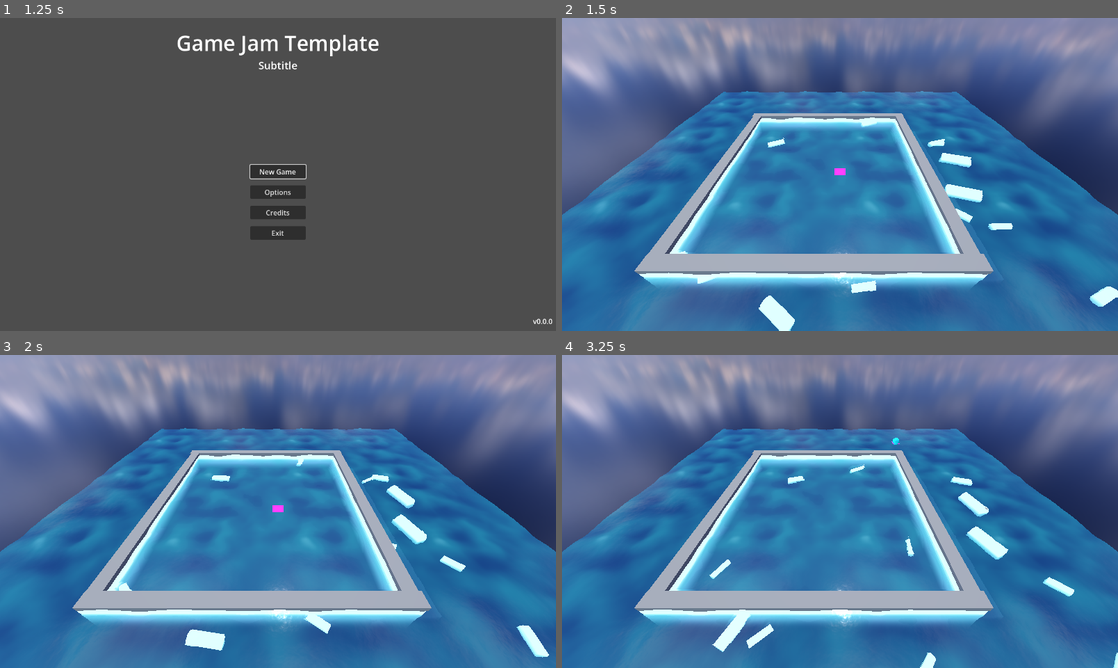
Above: before the commit, frames 1-4 (two rows, left to right).
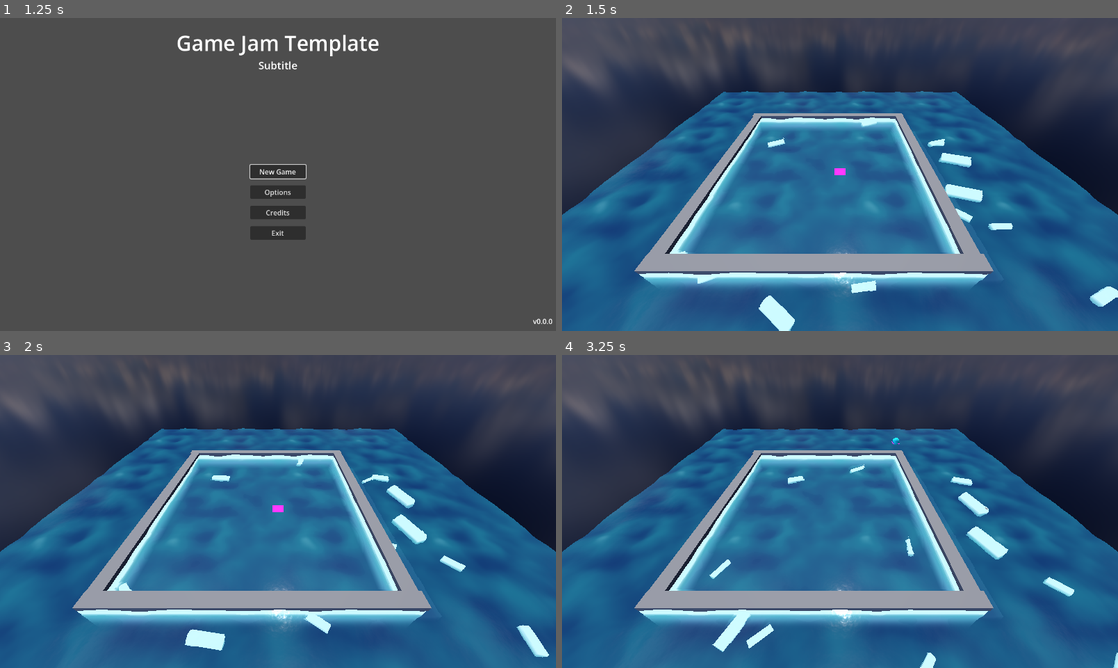
Above: after the commit, the same moments.

Repository: GoodGuyNoone/Juniper-Dev-Game-Jam
Game: Godot game, scene res://scenes/opening/splash.tscn
The game is run twice, just before and just after one commit, with the same random seed, the same clock (stepped at 60 frames per second) and the same inputs.
Inputs (mouse positions are in pixels of both pictures, inside the frame that each line leads up to):
- Up to frame 1 (1.25 s): tap Enter (ui_accept) at 0.5, 0.77 s; move the mouse to (400, 158) at 0.52 s; hold Right (ui_right) from 0.53 s (still down); click (400, 158) at 0.67 s
- Up to frame 2 (1.5 s): release Right (ui_right) at 1.25 s; click "New Game" at 1.25 s
- Up to frame 3 (2 s): no input
- Up to frame 4 (3.25 s): move the mouse to (728, 527) at 2.02 s; hold Down (ui_down) 2.03-2.78 s; click (728, 527) at 2.17 s; tap Enter (ui_accept) at 2.27 s; move the mouse to (895, 442) at 2.77 s; hold Right (ui_right) from 2.78 s (still down); click (895, 442) at 2.92 s

Frame 1 is identical in both runs. In frame 2, 46% of the frame differs, in the area x 0-100%, y 0-100%; in frame 3, 46%; in frame 4, 46%.

Commit message:
- timing bar mini game implemented

Diff:
--- a/scenes/credits/credits_label.tscn
+++ b/scenes/credits/credits_label.tscn
@@ -1,8 +1,8 @@
-[gd_scene format=3 uid="uid://jljc733whdom"]
+[gd_scene load_steps=2 format=3 uid="uid://jljc733whdom"]
 
-[ext_resource type="Script" uid="uid://cc2wtqasev7le" path="res://scripts/labels/credits_label.gd" id="1_yhcaj"]
+[ext_resource type="Script" path="res://scripts/labels/credits_label.gd" id="1_yhcaj"]
 
-[node name="CreditsLabel" type="RichTextLabel" unique_id=1997651144]
+[node name="CreditsLabel" type="RichTextLabel"]
 custom_minimum_size = Vector2(1280, 0)
 anchors_preset = 15
 anchor_right = 1.0
@@ -18,9 +18,7 @@
 "
 fit_content = true
 scroll_active = false
-horizontal_alignment = 1
 script = ExtResource("1_yhcaj")
-attribution_file_path = ""
 auto_update = false
 h1_font_size = 64
 h2_font_size = 48
--- a/scenes/credits/scrollable_credits.tscn
+++ b/scenes/credits/scrollable_credits.tscn
@@ -1,9 +1,9 @@
-[gd_scene format=3 uid="uid://bjg10p50pmw2p"]
+[gd_scene load_steps=3 format=3 uid="uid://bjg10p50pmw2p"]
 
-[ext_resource type="Script" uid="uid://lxqvd5i554s2" path="res://scenes/credits/scrollable_credits.gd" id="1_jnbjt"]
+[ext_resource type="Script" path="res://scenes/credits/scrollable_credits.gd" id="1_jnbjt"]
 [ext_resource type="PackedScene" uid="uid://jljc733whdom" path="res://scenes/credits/credits_label.tscn" id="2_35kdw"]
 
-[node name="ScrollableCredits" type="Control" unique_id=1895678736]
+[node name="ScrollableCredits" type="Control"]
 layout_mode = 3
 anchors_preset = 15
 anchor_right = 1.0
@@ -12,7 +12,7 @@
 grow_vertical = 2
 script = ExtResource("1_jnbjt")
 
-[node name="CreditsLabel" parent="." unique_id=899392894 instance=ExtResource("2_35kdw")]
+[node name="CreditsLabel" parent="." instance=ExtResource("2_35kdw")]
 unique_name_in_owner = true
 layout_mode = 1
 fit_content = false
--- a/scenes/game_scene/game.tscn
+++ b/scenes/game_scene/game.tscn
@@ -10,10 +10,10 @@
 [ext_resource type="PackedScene" uid="uid://qrhryg6uihmx" path="res://scenes/gameplay/world/buoy.tscn" id="7_wedpv"]
 [ext_resource type="Script" uid="uid://ypig5c3ypcht" path="res://scripts/gameplay/controllers/fish_coordinator.gd" id="8_oxnsv"]
 [ext_resource type="Script" uid="uid://duo2mgjedbqhj" path="res://scripts/gameplay/controllers/game_controller.gd" id="10_lnrhe"]
+[ext_resource type="PackedScene" uid="uid://fh7dur8nac6g" path="res://scenes/gameplay/MiniGames/timing_bar_mini_game.tscn" id="11_tr8b4"]
 
 [sub_resource type="PanoramaSkyMaterial" id="PanoramaSkyMaterial_7ulqd"]
 panorama = ExtResource("3_700et")
-energy_multiplier = 2.0
 
 [sub_resource type="Sky" id="Sky_wedpv"]
 sky_material = SubResource("PanoramaSkyMaterial_7ulqd")
@@ -24,34 +24,34 @@
 ambient_light_source = 3
 reflected_light_source = 2
 
-[node name="Game" type="Node3D" unique_id=1199325004]
+[node name="Game" type="Node3D" unique_id=390675649]
 
-[node name="World" type="Node3D" parent="." unique_id=1729372746]
+[node name="World" type="Node3D" parent="." unique_id=1055214219]
 
-[node name="WorldEnvironment" type="WorldEnvironment" parent="World" unique_id=364234372]
+[node name="WorldEnvironment" type="WorldEnvironment" parent="World" unique_id=1077354102]
 environment = SubResource("Environment_fhy3a")
 
-[node name="DirectionalLight3D" type="DirectionalLight3D" parent="World" unique_id=88979955]
-transform = Transform3D(1, 0, 0, 0, -0.42424688, 0.90554655, 0, -0.90554655, -0.42424688, 0, 0, 0)
+[node name="DirectionalLight3D" type="DirectionalLight3D" parent="World" unique_id=1074455563]
+transform = Transform3D(1, 0, 0, 0, -0.424247, 0.905547, 0, -0.905547, -0.424247, 0, 0, 0)
 
-[node name="Pool" parent="World" unique_id=581915816 instance=ExtResource("4_o347i")]
+[node name="Pool" parent="World" unique_id=1582846410 instance=ExtResource("4_o347i")]
 
-[node name="Camera3D" type="Camera3D" parent="World" unique_id=2056347591]
-transform = Transform3D(1, 0, 0, 0, 0.76604444, 0.6427876, 0, -0.6427876, 0.76604444, 0, 6, 8)
+[node name="Camera3D" type="Camera3D" parent="World" unique_id=488783414]
+transform = Transform3D(1, 0, 0, 0, 0.766044, 0.642788, 0, -0.642788, 0.766044, 0, 6, 8)
 
-[node name="PlayerCursor" parent="World" unique_id=313530050 instance=ExtResource("3_7ulqd")]
+[node name="PlayerCursor" parent="World" unique_id=2048376276 instance=ExtResource("3_7ulqd")]
 
-[node name="BuoyContainer" type="Node3D" parent="World" unique_id=106057066]
+[node name="BuoyContainer" type="Node3D" parent="World" unique_id=401884681]
 
-[node name="FishContainer" type="Node3D" parent="World" unique_id=1521386689]
+[node name="FishContainer" type="Node3D" parent="World" unique_id=79139608]
 
-[node name="Controllers" type="Node" parent="." unique_id=1583458101]
+[node name="Controllers" type="Node" parent="." unique_id=1622865815]
 
-[node name="PauseMenuController" type="Node" parent="Controllers" unique_id=1368443535]
+[node name="PauseMenuController" type="Node" parent="Controllers" unique_id=657835625]
 script = ExtResource("1_pause_controller")
 pause_menu_packed = ExtResource("2_pause_menu")
 
-[node name="RayCastMouseController" type="Node" parent="Controllers" unique_id=545023362 node_paths=PackedStringArray("pool", "camera", "player_cursor", "buoy_container", "fish_coordinator")]
+[node name="RayCastMouseController" type="Node" parent="Controllers" unique_id=1728235215 node_paths=PackedStringArray("pool", "camera", "player_cursor", "buoy_container", "fish_coordinator", "timing_bar_mini_game")]
 script = ExtResource("6_wedpv")
 pool = NodePath("../../World/Pool")
 camera = NodePath("../../World/Camera3D")
@@ -59,12 +59,22 @@
 buoy_scene = ExtResource("7_wedpv")
 buoy_container = NodePath("../../World/BuoyContainer")
 fish_coordinator = NodePath("../FishCoordinator")
+timing_bar_mini_game = NodePath("../../MiniGames/TimingBarMiniGame")
 
-[node name="FishCoordinator" type="Node" parent="Controllers" unique_id=2081963237 node_paths=PackedStringArray("fish_container")]
+[node name="FishCoordinator" type="Node" parent="Controllers" unique_id=1641570867 node_paths=PackedStringArray("fish_container")]
 script = ExtResource("8_oxnsv")
 fish_scene = ExtResource("4_fhy3a")
 fish_container = NodePath("../../World/FishContainer")
 
-[node name="GameController" type="Node" parent="Controllers" unique_id=401909138 node_paths=PackedStringArray("fish_coordinator")]
+[node name="GameController" type="Node" parent="Controllers" unique_id=1537683898 node_paths=PackedStringArray("fish_coordinator", "timing_bar_mini_game")]
 script = ExtResource("10_lnrhe")
 fish_coordinator = NodePath("../FishCoordinator")
+timing_bar_mini_game = NodePath("../../MiniGames/TimingBarMiniGame")
+
+[node name="MiniGames" type="Node" parent="." unique_id=2085452047]
+
+[node name="TimingBarMiniGame" parent="MiniGames" unique_id=23738819 instance=ExtResource("11_tr8b4")]
+offset_left = 331.0
+offset_top = 76.0
+offset_right = 431.0
+offset_bottom = 276.0
--- /dev/null
+++ b/scenes/gameplay/MiniGames/timing_bar_mini_game.tscn
@@ -0,0 +1,94 @@
+[gd_scene format=3 uid="uid://fh7dur8nac6g"]
+
+[ext_resource type="Script" uid="uid://bctjuqd0yxn2i" path="res://scripts/gameplay/minigames/timing_bar_mini_game.gd" id="1_4ovap"]
+
+[node name="TimingBarMiniGame" type="Control" unique_id=179567758]
+custom_minimum_size = Vector2(100, 200)
+layout_mode = 3
+anchors_preset = 8
+anchor_left = 0.5
+anchor_top = 0.5
+anchor_right = 0.5
+anchor_bottom = 0.5
+offset_left = -640.0
+offset_top = -360.0
+offset_right = -540.0
+offset_bottom = -160.0
+grow_horizontal = 2
+grow_vertical = 2
+script = ExtResource("1_4ovap")
+
+[node name="Panel" type="PanelContainer" parent="." unique_id=1830584818]
+unique_name_in_owner = true
+layout_mode = 1
+anchors_preset = 8
+anchor_left = 0.5
+anchor_top = 0.5
+anchor_right = 0.5
+anchor_bottom = 0.5
+offset_left = -50.0
+offset_top = -100.0
+offset_right = 50.0
+offset_bottom = 100.0
+grow_horizontal = 2
+grow_vertical = 2
+
+[node name="MiniGameRoot" type="Control" parent="Panel" unique_id=430543095]
+layout_mode = 2
+mouse_filter = 2
+
+[node name="Bar" type="ColorRect" parent="Panel/MiniGameRoot" unique_id=1790023741]
+unique_name_in_owner = true
+layout_mode = 1
+anchors_preset = 8
+anchor_left = 0.5
+anchor_top = 0.5
+anchor_right = 0.5
+anchor_bottom = 0.5
+offset_left = -20.0
+offset_top = -100.0
+offset_right = 20.0
+offset_bottom = 100.0
+grow_horizontal = 2
+grow_vertical = 2
+mouse_filter = 2
+
+[node name="SuccessZone" type="ColorRect" parent="Panel/MiniGameRoot" unique_id=376006010]
+unique_name_in_owner = true
+layout_mode = 1
+anchors_preset = 8
+anchor_left = 0.5
+anchor_top = 0.5
+anchor_right = 0.5
+anchor_bottom = 0.5
+offset_left = -20.0
+offset_top = -20.0
+offset_right = 20.0
+offset_bottom = 20.0
+grow_horizontal = 2
+grow_vertical = 2
+mouse_filter = 2
+color = Color(0.866667, 0.760784, 0.0509804, 1)
+
+[node name="Marker" type="ColorRect" parent="Panel/MiniGameRoot" unique_id=641927275]
+unique_name_in_owner = true
+layout_mode = 1
+anchors_preset = 8
+anchor_left = 0.5
+anchor_top = 0.5
+anchor_right = 0.5
+anchor_bottom = 0.5
+offset_left = -30.0
+offset_top = -10.0
+offset_right = 30.0
+offset_bottom = 10.0
+grow_horizontal = 2
+grow_vertical = 2
+mouse_filter = 2
+color = Color(0.643137, 0.309804, 0.117647, 1)
+
+[node name="TimerLabel" type="Label" parent="Panel/MiniGameRoot" unique_id=1714605713]
+unique_name_in_owner = true
+layout_mode = 0
+offset_right = 40.0
+offset_bottom = 23.0
--- a/scenes/gameplay/world/buoy.tscn
+++ b/scenes/gameplay/world/buoy.tscn
@@ -1,17 +1,17 @@
-[gd_scene format=3 uid="uid://qrhryg6uihmx"]
+[gd_scene load_steps=3 format=3 uid="uid://qrhryg6uihmx"]
 
-[ext_resource type="Script" uid="uid://ba0w2u7d3pjn5" path="res://scripts/gameplay/world/buoy.gd" id="1_506yy"]
+[ext_resource type="Script" path="res://scripts/gameplay/world/buoy.gd" id="1_506yy"]
 
 [sub_resource type="StandardMaterial3D" id="StandardMaterial3D_lx8cx"]
 albedo_color = Color(0, 1, 1, 1)
 
-[node name="Buoy" type="Node3D" unique_id=1926507034]
+[node name="Buoy" type="Node3D"]
 script = ExtResource("1_506yy")
 bob_speed = 5.0
 
-[node name="Visuals" type="Node3D" parent="." unique_id=372540036]
+[node name="Visuals" type="Node3D" parent="."]
 unique_name_in_owner = true
 
-[node name="CSGSphere3D" type="CSGSphere3D" parent="Visuals" unique_id=1458696139]
+[node name="CSGSphere3D" type="CSGSphere3D" parent="Visuals"]
 material_override = SubResource("StandardMaterial3D_lx8cx")
 radius = 0.25
--- a/scenes/gameplay/world/deck.tscn
+++ b/scenes/gameplay/world/deck.tscn
@@ -1,3 +1,3 @@
 [gd_scene format=3 uid="uid://p272rhfgk8sq"]
 
-[node name="Deck" type="Node3D" unique_id=2063765373]
+[node name="Deck" type="Node3D"]
--- a/scenes/gameplay/world/fish.tscn
+++ b/scenes/gameplay/world/fish.tscn
@@ -1,13 +1,13 @@
-[gd_scene format=3 uid="uid://cegyvf8ttr7s6"]
+[gd_scene load_steps=2 format=3 uid="uid://cegyvf8ttr7s6"]
 
-[ext_resource type="Script" uid="uid://c4lms0u2rqflr" path="res://scripts/gameplay/world/fish.gd" id="1_o58mf"]
+[ext_resource type="Script" path="res://scripts/gameplay/world/fish.gd" id="1_o58mf"]
 
-[node name="Fish" type="Node3D" unique_id=1087799269]
+[node name="Fish" type="Node3D"]
 script = ExtResource("1_o58mf")
 
-[node name="Visuals" type="Node3D" parent="." unique_id=28921668]
-transform = Transform3D(1.9106855e-15, 4.371139e-08, -1, 1, -4.371139e-08, 0, -4.371139e-08, -1, -4.371139e-08, 0, 0, 0.5)
+[node name="Visuals" type="Node3D" parent="."]
+transform = Transform3D(1.91069e-15, 4.37114e-08, -1, 1, -4.37114e-08, 0, -4.37114e-08, -1, -4.37114e-08, 0, 0, 0.5)
 
-[node name="CSGCylinder3D" type="CSGCylinder3D" parent="Visuals" unique_id=1863700760]
+[node name="CSGCylinder3D" type="CSGCylinder3D" parent="Visuals"]
 radius = 0.2
 height = 1.0
--- a/scenes/gameplay/world/player_cursor.tscn
+++ b/scenes/gameplay/world/player_cursor.tscn
@@ -1,13 +1,13 @@
-[gd_scene format=3 uid="uid://bljo81scw8dkj"]
+[gd_scene load_steps=3 format=3 uid="uid://bljo81scw8dkj"]
 
 [sub_resource type="StandardMaterial3D" id="StandardMaterial3D_3x61n"]
-albedo_color = Color(1, 0.17254902, 1, 1)
+albedo_color = Color(1, 0.172549, 1, 1)
 
 [sub_resource type="PlaneMesh" id="PlaneMesh_3x61n"]
 material = SubResource("StandardMaterial3D_3x61n")
 size = Vector2(0.5, 0.5)
 
-[node name="PlayerCursor" type="Node3D" unique_id=313530050]
+[node name="PlayerCursor" type="Node3D"]
 
-[node name="MeshInstance3D" type="MeshInstance3D" parent="." unique_id=266407952]
+[node name="MeshInstance3D" type="MeshInstance3D" parent="."]
 mesh = SubResource("PlaneMesh_3x61n")
--- a/scenes/opening/splash.tscn
+++ b/scenes/opening/splash.tscn
@@ -1,4 +1,4 @@
-[gd_scene load_steps=2 format=3]
+[gd_scene load_steps=2 format=3 uid="uid://b6sj4y1ts2kfx"]
 
 [ext_resource type="Script" path="res://scenes/opening/splash.gd" id="1_splash"]
 
--- a/scripts/gameplay/controllers/game_controller.gd
+++ b/scripts/gameplay/controllers/game_controller.gd
@@ -3,6 +3,7 @@
 
 
 @export var fish_coordinator: FishCoordinator
+@export var timing_bar_mini_game: TimingBarMiniGame
 
 
 func _ready() -> void:
@@ -11,3 +12,6 @@
 
 func _on_fish_bitten(fish: Fish) -> void:
 	print("Fish bitten: %s %.2f kg" % [fish.fish_type, fish.weight])
+	timing_bar_mini_game.start()
+	var success: bool = await timing_bar_mini_game.completed
+	print("Game ended: %s" % success)
--- a/scripts/gameplay/controllers/ray_cast_mouse_controller.gd
+++ b/scripts/gameplay/controllers/ray_cast_mouse_controller.gd
@@ -7,12 +7,18 @@
 @export var buoy_scene: PackedScene
 @export var buoy_container: Node3D
 @export var fish_coordinator: FishCoordinator
+@export var timing_bar_mini_game: TimingBarMiniGame
 
 var current_water_position: Variant = null
 var active_buoy: Buoy = null
 
 
 func _process(_delta: float) -> void:
+	if _is_water_input_blocked():
+		current_water_position = null
+		player_cursor.visible = false
+		return
+
 	var mouse_position := get_viewport().get_mouse_position()
 	current_water_position = pool.get_mouse_water_position(camera, mouse_position)
 
@@ -25,6 +31,9 @@
 
 
 func _unhandled_input(event: InputEvent) -> void:
+	if _is_water_input_blocked():
+		return
+
 	if event is not InputEventMouseButton:
 		return
 	if not event.is_pressed():
@@ -60,3 +69,7 @@
 		active_buoy.retrieve()
 
 	active_buoy = null
+
+
+func _is_water_input_blocked() -> bool:
+	return timing_bar_mini_game != null and timing_bar_mini_game.is_running
--- /dev/null
+++ b/scripts/gameplay/minigames/timing_bar_mini_game.gd
@@ -0,0 +1,108 @@
+class_name TimingBarMiniGame
+extends Control
+
+signal completed(success: bool)
+
+@export var duration: float = 4.0
+@export var marker_speed: float = 260
+@export var success_zone_height: float = 64.0
+
+var is_running := false
+var time_left := 0.0
+var marker_direction = 1.0
+var rng = RandomNumberGenerator.new()
+
+@onready var bar: ColorRect = %Bar
+@onready var success_zone: ColorRect = %SuccessZone
+@onready var marker: ColorRect = %Marker
+@onready var timer_label: Label = %TimerLabel
+
+func _ready() -> void:
+	rng.randomize()
+	hide()
+
+
+func start() -> void:
+	show()
+	is_running = true
+	time_left = duration
+	marker_direction = 1.0
+
+	_randomize_success_zone()
+	_reset_marker()
+
+
+func stop() -> void:
+	is_running = false
+	hide()
+
+
+func _process(delta: float) -> void:
+	if not is_running:
+		return
+
+	time_left -= delta
+	if time_left <= 0.0:
+		_finish(false)
+		return
+
+	_move_marker(delta)
+	timer_label.text = "%.1f" % time_left
+
+
+func _input(event: InputEvent) -> void:
+	if not is_running:
+		return
+
+	if event is InputEventMouseButton:
+		if event.button_index == MOUSE_BUTTON_LEFT and event.pressed:
+			get_viewport().set_input_as_handled()
+			_try_click()
+
+
+func _randomize_success_zone() -> void:
+	var zone_height: float = minf(success_zone_height, bar.size.y)
+	var min_y: float = bar.position.y
+	var max_y: float = bar.position.y + bar.size.y - zone_height
+
+	success_zone.size.y = zone_height
+	success_zone.position.y = rng.randf_range(min_y, max_y)
+
+	success_zone.position.x = bar.position.x
+	success_zone.size.x = bar.size.x
+
+
+func _reset_marker() -> void:
+	marker.position.x = bar.position.x
+	marker.size.x = bar.size.x
+	marker.position.y = bar.position.y
+
+
+func _move_marker(delta: float) -> void:
+	marker.position.y += marker_direction * marker_speed * delta
+
+	var min_y: float = bar.position.y
+	var max_y: float = bar.position.y + bar.size.y - marker.size.y
+
+	if marker.position.y >= max_y:
+			marker.position.y = max_y
+			marker_direction = -1.0
+	elif marker.position.y <= min_y:
+			marker.position.y = min_y
+			marker_direction = 1.0
+
+
+func _try_click() -> void:
+	print("clicked minigame")
+	var marker_center_y := marker.position.y + marker.size.y * 0.5
+	var zone_top := success_zone.position.y
+	var zone_bottom := success_zone.position.y + success_zone.size.y
+
+	var success := marker_center_y >= zone_top and marker_center_y <= zone_bottom
+	_finish(success)
+
+
+func _finish(success: bool) -> void:
+	is_running = false
+	hide()
+	completed.emit(success)
Not shown, added: scripts/gameplay/minigames/timing_bar_mini_game.gd.uid
